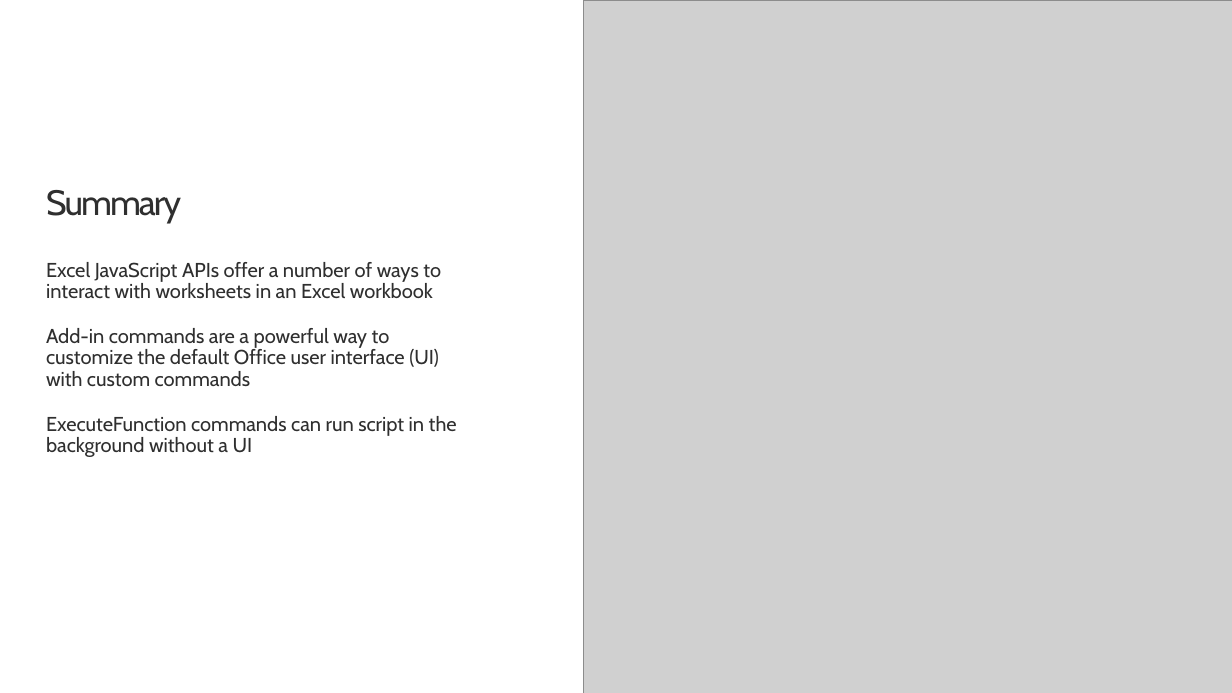
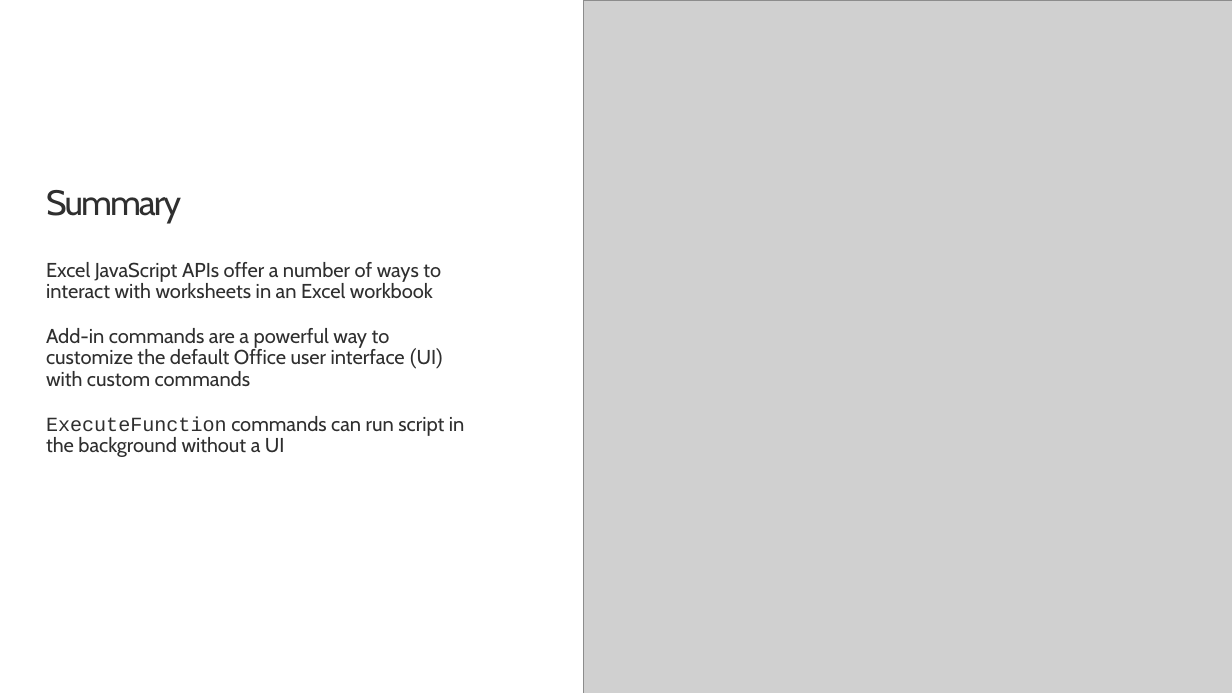
Before and after one commit to OfficeDev/TrainingContent, a slide deck: slide 10 of OfficeAddin/02 Building Add-ins for Microsoft Excel/02 Worksheets and Add-in Commands in Excel Add-ins.pptx. Drawn at 1232x693 pixels with LibreOffice and Linux fonts; fonts in the diff are those of the drawing; grey boxes stand for pictures; background and template pictures are left out. Boxes give left, top, right and bottom in pixels: in the first picture for what was removed or moved away, otherwise in the second. Text is boxed around its words. In the diff, an @@ line names an element or a change of style, - is before the commit and + after.

```diff
--- a/OfficeAddin/02 Building Add-ins for Microsoft Excel/02 Worksheets and Add-in Commands in Excel Add-ins.pptx
+++ b/OfficeAddin/02 Building Add-ins for Microsoft Excel/02 Worksheets and Add-in Commands in Excel Add-ins.pptx
@@ text at box(46, 328, 464, 457): font Cabin to Roboto in "(UI)"; font Cabin to Courier New in "ExecuteFunction" @@
```
Also in this commit, not shown: 4 other slides changed, 41 other files.
